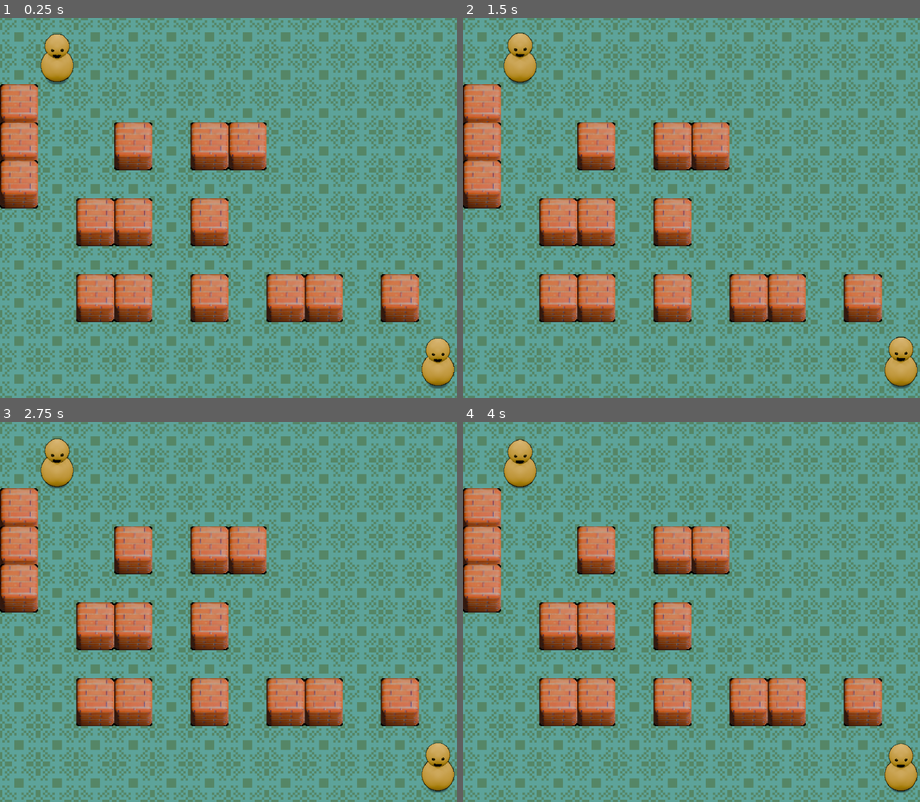
Above: before the commit, frames 1-4 (two rows, left to right).
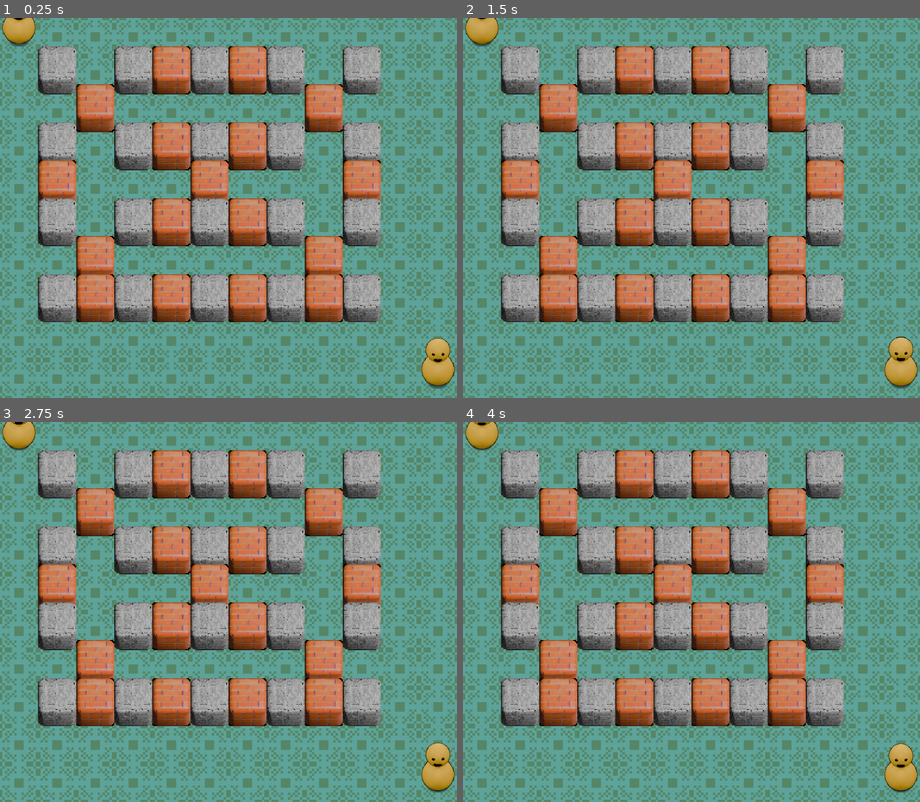
Above: after the commit, the same moments.

Repository: yulirealman/BomberMan
Game: Godot game, scene res://Level/Level.tscn
Same seed, same stepped clock (60 frames per second), same inputs: the game is played once before the commit and once after it.
Inputs:
- Up to frame 1 (0.25 s): no input
- Up to frame 2 (1.5 s): no input
- Up to frame 3 (2.75 s): no input
- Up to frame 4 (4 s): no input

The runs differ from the first frame. In frame 1, 39% of the frame differs, in the area x 0-92%, y 0-81%; in frame 2, 39%; in frame 3, 39%; in frame 4, 39%.

Commit message:
refactor code

Diff:
--- a/Bomb/Bomb.gd
+++ b/Bomb/Bomb.gd
@@ -11,14 +11,14 @@
 var explosion_id = randi()
 
 @export var explosion_scene: PackedScene
-@export var explosion_pixel: int = 16
+
 
 var explosion_distance: int = 2
 var is_exploded := false # 改名避免和信号名 exploded 冲突
 
 
 func _ready() -> void:
-	cell = MyUtility.grid_pos(position, 16)
+	cell = MyUtility.grid_pos(position, GameManager.GRID_SIZE)
 	print("placed bomb at ", cell)
 	add_to_group("Bombs")
 	GameManager.bomb_dict[cell] = self
@@ -43,7 +43,7 @@
 	GameManager.bomb_dict.erase(cell)
 
 	# 释放火花
-	generate_explosion(explosion_distance, explosion_pixel)
+	generate_explosion(explosion_distance, GameManager.GRID_SIZE)
 
 	queue_free()
 
@@ -86,7 +86,7 @@
 
 
 func check_bomb(pos: Vector2):
-	var target_cell = MyUtility.grid_pos(pos, 16)
+	var target_cell = MyUtility.grid_pos(pos, GameManager.GRID_SIZE)
 
 	if GameManager.bomb_dict.has(target_cell):
 		var bomb = GameManager.bomb_dict[target_cell]
@@ -101,11 +101,11 @@
 
 
 func check_box(pos: Vector2) -> bool:
-	return GameManager.have_box_at(MyUtility.grid_pos(pos, 16))
+	return GameManager.have_box_at(MyUtility.grid_pos(pos, GameManager.GRID_SIZE))
 
 
 func check_wall(pos: Vector2) -> bool:
-	return GameManager.have_wall_at(MyUtility.grid_pos(pos, 16))
+	return GameManager.have_wall_at(MyUtility.grid_pos(pos, GameManager.GRID_SIZE))
 
 
 func set_explosion_distance(amount: int):
--- a/Box/Box0/Box.gd
+++ b/Box/Box0/Box.gd
@@ -10,7 +10,7 @@
 func _ready() -> void:
 
 	health_component.health_depleted.connect(_on_death)
-	GameManager.box_dict[MyUtility.grid_pos(position,16)] = true
+	GameManager.box_dict[MyUtility.grid_pos(position,GameManager.GRID_SIZE)] = true
 
 # Called every frame. 'delta' is the elapsed time since the previous frame.
 func _process(delta: float) -> void:
@@ -19,7 +19,7 @@
 func _on_death() -> void:
 
 	generate_item()
-	GameManager.box_dict.erase(MyUtility.grid_pos(position,16))
+	GameManager.box_dict.erase(MyUtility.grid_pos(position,GameManager.GRID_SIZE))
 	queue_free()
 
 func generate_item() -> void:
--- a/Enemy/Enemy.gd
+++ b/Enemy/Enemy.gd
@@ -2,7 +2,7 @@
 extends CharacterBody2D
 
 @export var speed: float = 40.0
-@export var tile_size: int = 16
+var tile_size: int = GameManager.GRID_SIZE
 
 @onready var health_component: HealthComponent = $HealthComponent
 
--- a/GameManager.gd
+++ b/GameManager.gd
@@ -4,7 +4,7 @@
 var wall_dict = {}
 var box_dict = {}
 var item_dict= {}
-
+const GRID_SIZE = 16
 func have_bomb_at(cell: Vector2i) -> bool:
 	return bomb_dict.has(cell)
 
--- a/Level/Level.gd
+++ b/Level/Level.gd
@@ -34,7 +34,7 @@
 
 	var bomb = bomb_scene.instantiate()
 	# 使用「該玩家」的 global_position 進行對齊
-	bomb.global_position = MyUtility.snap(requesting_player.global_position, 16)
+	bomb.global_position = MyUtility.snap(requesting_player.global_position, GameManager.GRID_SIZE)
 	bomb.set_explosion_distance(requesting_player.duplicated_data.explosion_distance)
 
 	# 3. 將炸彈登記到網格地圖中
--- a/Level/Level.tscn
+++ b/Level/Level.tscn
@@ -5,6 +5,7 @@
 [ext_resource type="TileSet" uid="uid://bk7elf3nq34dj" path="res://Floor/tiles.tres" id="4_0b4ue"]
 [ext_resource type="Script" uid="uid://bs8cpb8kvh1uk" path="res://GridMapManager.gd" id="5_m3clv"]
 [ext_resource type="PackedScene" uid="uid://diygwv781k3tm" path="res://Player/Player.tscn" id="6_mxnmf"]
+[ext_resource type="PackedScene" uid="uid://bsv8n4jctavxc" path="res://Wall/Wall0/UnbreakWall.tscn" id="6_u0wck"]
 
 [node name="Level" type="Node2D" unique_id=599285493]
 y_sort_enabled = true
@@ -27,49 +28,55 @@
 y_sort_enabled = true
 
 [node name="Box2" parent="BoxesContainer" unique_id=1516930982 instance=ExtResource("3_oi3di")]
-position = Vector2(56, 56)
+position = Vector2(40, 104)
 
 [node name="Box3" parent="BoxesContainer" unique_id=1583826884 instance=ExtResource("3_oi3di")]
-position = Vector2(88, 56)
+position = Vector2(152, 72)
+
+[node name="Box18" parent="BoxesContainer" unique_id=1458112886 instance=ExtResource("3_oi3di")]
+position = Vector2(24, 72)
 
 [node name="Box4" parent="BoxesContainer" unique_id=561799776 instance=ExtResource("3_oi3di")]
-position = Vector2(40, 88)
+position = Vector2(104, 24)
 
 [node name="Box5" parent="BoxesContainer" unique_id=284378170 instance=ExtResource("3_oi3di")]
-position = Vector2(56, 88)
+position = Vector2(104, 56)
 
 [node name="Box8" parent="BoxesContainer" unique_id=165066444 instance=ExtResource("3_oi3di")]
-position = Vector2(8, 40)
+position = Vector2(40, 40)
 
 [node name="Box9" parent="BoxesContainer" unique_id=500082288 instance=ExtResource("3_oi3di")]
-position = Vector2(8, 56)
+position = Vector2(40, 120)
 
 [node name="Box10" parent="BoxesContainer" unique_id=716453163 instance=ExtResource("3_oi3di")]
-position = Vector2(8, 72)
+position = Vector2(72, 88)
 
 [node name="Box6" parent="BoxesContainer" unique_id=1684422257 instance=ExtResource("3_oi3di")]
-position = Vector2(88, 88)
+position = Vector2(72, 24)
 
 [node name="Box11" parent="BoxesContainer" unique_id=1428908174 instance=ExtResource("3_oi3di")]
-position = Vector2(40, 120)
+position = Vector2(104, 88)
 
 [node name="Box12" parent="BoxesContainer" unique_id=355115427 instance=ExtResource("3_oi3di")]
-position = Vector2(56, 120)
+position = Vector2(136, 40)
 
 [node name="Box13" parent="BoxesContainer" unique_id=800648339 instance=ExtResource("3_oi3di")]
-position = Vector2(88, 120)
+position = Vector2(136, 104)
 
 [node name="Box14" parent="BoxesContainer" unique_id=1933298438 instance=ExtResource("3_oi3di")]
-position = Vector2(120, 120)
+position = Vector2(72, 120)
 
 [node name="Box15" parent="BoxesContainer" unique_id=1916480992 instance=ExtResource("3_oi3di")]
 position = Vector2(136, 120)
 
 [node name="Box16" parent="BoxesContainer" unique_id=764661209 instance=ExtResource("3_oi3di")]
-position = Vector2(168, 120)
+position = Vector2(72, 56)
 
 [node name="Box7" parent="BoxesContainer" unique_id=1292665927 instance=ExtResource("3_oi3di")]
-position = Vector2(104, 56)
+position = Vector2(104, 120)
+
+[node name="Box17" parent="BoxesContainer" unique_id=1477074031 instance=ExtResource("3_oi3di")]
+position = Vector2(88, 72)
 
 [node name="BombsContainer" type="Node2D" parent="." unique_id=1261685709]
 y_sort_enabled = true
@@ -80,8 +87,71 @@
 
 [node name="Player0" parent="Players" unique_id=654998926 instance=ExtResource("6_mxnmf")]
 visibility_layer = 2
-position = Vector2(24, 24)
+position = Vector2(8, 8)
 
 [node name="Player1" parent="Players" unique_id=1130787805 instance=ExtResource("6_mxnmf")]
 position = Vector2(184, 152)
 player_id = 1
+
+[node name="WallsContainer" type="Node2D" parent="." unique_id=1084674672]
+y_sort_enabled = true
+
+[node name="UnbreakWall" parent="WallsContainer" unique_id=1029544549 instance=ExtResource("6_u0wck")]
+position = Vector2(24, 24)
+
+[node name="UnbreakWall2" parent="WallsContainer" unique_id=309920448 instance=ExtResource("6_u0wck")]
+position = Vector2(56, 24)
+
+[node name="UnbreakWall3" parent="WallsContainer" unique_id=868876965 instance=ExtResource("6_u0wck")]
+position = Vector2(88, 24)
+
+[node name="UnbreakWall4" parent="WallsContainer" unique_id=2132839202 instance=ExtResource("6_u0wck")]
+position = Vector2(120, 24)
+
+[node name="UnbreakWall5" parent="WallsContainer" unique_id=1241046644 instance=ExtResource("6_u0wck")]
+position = Vector2(152, 24)
+
+[node name="UnbreakWall6" parent="WallsContainer" unique_id=751787819 instance=ExtResource("6_u0wck")]
+position = Vector2(152, 56)
+
+[node name="UnbreakWall7" parent="WallsContainer" unique_id=405923745 instance=ExtResource("6_u0wck")]
+position = Vector2(88, 56)
+
+[node name="UnbreakWall8" parent="WallsContainer" unique_id=412197205 instance=ExtResource("6_u0wck")]
+position = Vector2(56, 56)
+
+[node name="UnbreakWall9" parent="WallsContainer" unique_id=1279546173 instance=ExtResource("6_u0wck")]
+position = Vector2(24, 56)
+
+[node name="UnbreakWall10" parent="WallsContainer" unique_id=1192719916 instance=ExtResource("6_u0wck")]
+position = Vector2(24, 88)
+
+[node name="UnbreakWall11" parent="WallsContainer" unique_id=901803296 instance=ExtResource("6_u0wck")]
+position = Vector2(152, 88)
+
+[node name="UnbreakWall18" parent="WallsContainer" unique_id=1498991481 instance=ExtResource("6_u0wck")]
+position = Vector2(120, 88)
+
+[node name="UnbreakWall19" parent="WallsContainer" unique_id=1856084072 instance=ExtResource("6_u0wck")]
+position = Vector2(88, 88)
+
+[node name="UnbreakWall20" parent="WallsContainer" unique_id=430714113 instance=ExtResource("6_u0wck")]
+position = Vector2(56, 88)
+
+[node name="UnbreakWall12" parent="WallsContainer" unique_id=987056285 instance=ExtResource("6_u0wck")]
+position = Vector2(152, 120)
+
+[node name="UnbreakWall13" parent="WallsContainer" unique_id=285607419 instance=ExtResource("6_u0wck")]
+position = Vector2(120, 120)
+
+[node name="UnbreakWall17" parent="WallsContainer" unique_id=1266368302 instance=ExtResource("6_u0wck")]
+position = Vector2(120, 56)
+
+[node name="UnbreakWall14" parent="WallsContainer" unique_id=1394856033 instance=ExtResource("6_u0wck")]
+position = Vector2(88, 120)
+
+[node name="UnbreakWall15" parent="WallsContainer" unique_id=2003242876 instance=ExtResource("6_u0wck")]
+position = Vector2(56, 120)
+
+[node name="UnbreakWall16" parent="WallsContainer" unique_id=782817624 instance=ExtResource("6_u0wck")]
+position = Vector2(24, 120)
--- a/Player/Player.gd
+++ b/Player/Player.gd
@@ -131,12 +131,12 @@
 func clamp_to_screen() -> void:
 	# 1. 获取当前游戏视口的实际像素大小（支持多分辨率自适应）
 	var view_size = get_viewport_rect().size
-
+	print(view_size)
 	# 2. 设置安全边距（防止角色的半个身体或贴图边缘穿出屏幕）
 	# 既然你的格子是 16x16，通常角色碰撞体半径约为 6 到 7 像素
 	var margin: float = 7.0
 
 	# 3. 强行把 global_position 锁死在屏幕可见区域内
-	global_position.x = clamp(global_position.x, margin, view_size.x - margin)
-	global_position.y = clamp(global_position.y, margin+6, view_size.y - margin)
+	global_position.x = clamp(global_position.x, margin, 192 - margin)
+	global_position.y = clamp(global_position.y, margin+6, 160 - margin)
 # =====================================================================
--- a/Player/Player.tscn
+++ b/Player/Player.tscn
@@ -302,7 +302,7 @@
 }]
 
 [sub_resource type="CircleShape2D" id="CircleShape2D_s1rgi"]
-radius = 6.0
+radius = 3.0
 
 [node name="Player" type="CharacterBody2D" unique_id=654998926]
 z_index = 1
--- a/Player/StateMachine/PlayerMoveState.gd
+++ b/Player/StateMachine/PlayerMoveState.gd
@@ -21,7 +21,7 @@
 	# ==================== 🛠️ 新增：在位移完成后立刻锁死坐标 ====================
 	player.clamp_to_screen()
 	# ===================================================================
-	player.grid_pos = MyUtility.grid_pos(player.position, 16)
+	player.grid_pos = MyUtility.grid_pos(player.position, GameManager.GRID_SIZE)
 
 	 #如果沒有輸入，可以切換回 Idle 狀態（如果想要分得更細的話）
 	if direction == Vector2.ZERO:
--- a/Wall/Wall0/UnbreakWall.gd
+++ b/Wall/Wall0/UnbreakWall.gd
@@ -3,10 +3,10 @@
 
 func _ready() -> void:
 
-	GameManager.wall_dict[MyUtility.grid_pos(position,16)] = true
+	GameManager.wall_dict[MyUtility.grid_pos(position,GameManager.GRID_SIZE)] = true
 
 
 
 func _on_death() -> void:
 
-	GameManager.wall_dict.erase(MyUtility.grid_pos(position,16))
+	GameManager.wall_dict.erase(MyUtility.grid_pos(position,GameManager.GRID_SIZE))
--- a/project.godot
+++ b/project.godot
@@ -26,10 +26,10 @@
 
 [display]
 
-window/size/viewport_width=768
-window/size/viewport_height=640
+window/size/viewport_width=960
+window/size/viewport_height=800
 window/stretch/mode="canvas_items"
-window/stretch/scale=4.0
+window/stretch/scale=5.0
 window/stretch/scale_mode="integer"
 
 [input]
